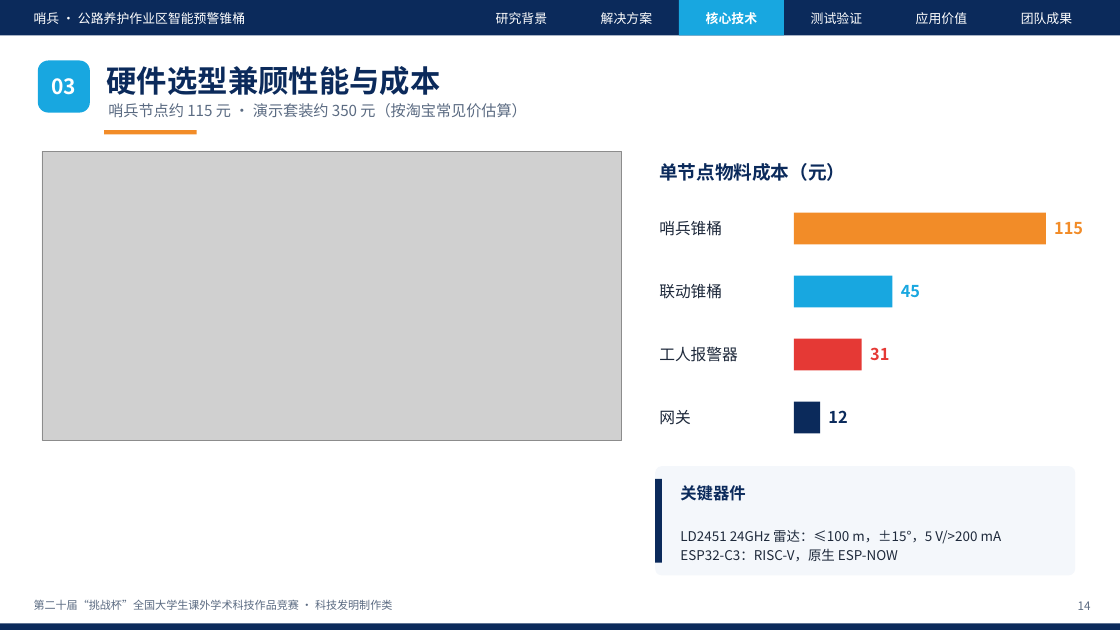
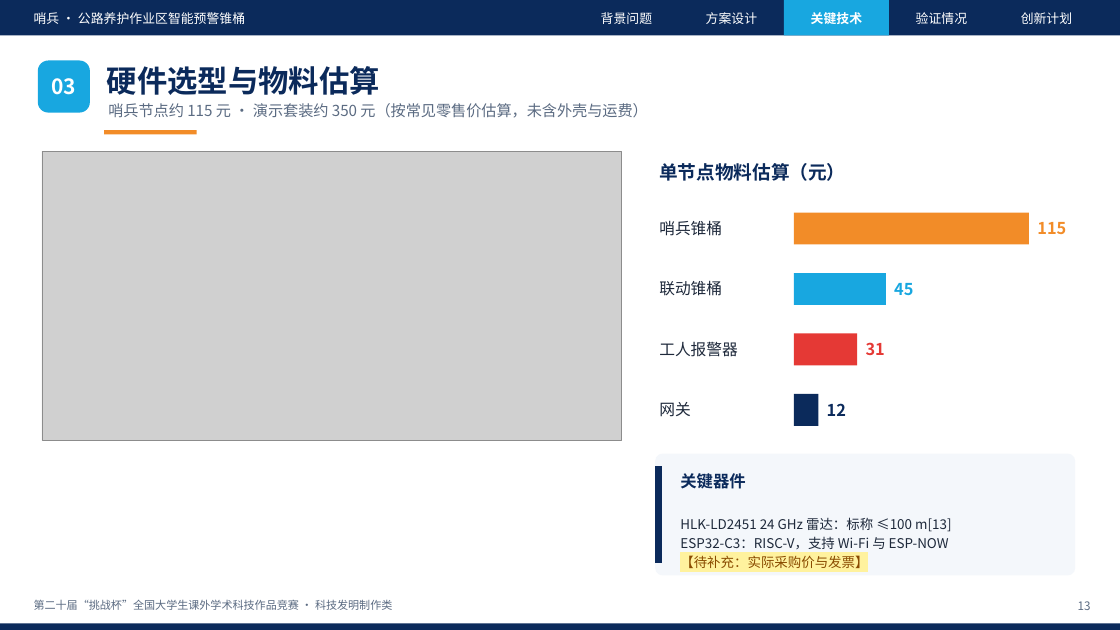
Before and after one commit to wy165611/smart-warning-cone, a slide deck: slide 13 of competition/challenge-cup/哨兵_挑战杯答辩PPT.pptx (slide 14 before the commit). Drawn at 1120x630 pixels with LibreOffice and Linux fonts; fonts in the diff are those of the drawing; grey boxes stand for pictures. Boxes give left, top, right and bottom in pixels: in the first picture for what was removed or moved away, otherwise in the second. Text is boxed around its words. In the diff, an @@ line names an element or a change of style, - is before the commit and + after.

Commit message:
挑战杯：申报书与答辩 PPT 重写，共享 facts.py 保证数字一致，参考资料逐条核对，未实测内容标黄待补充

```diff
--- a/competition/challenge-cup/哨兵_挑战杯答辩PPT.pptx
+++ b/competition/challenge-cup/哨兵_挑战杯答辩PPT.pptx
@@ text at [601, 12, 652, 24]: text changed @@
-研究背景
+背景问题
@@ text at [706, 12, 757, 24]: text changed @@
-解决方案
+方案设计
@@ rectangle: place and size @@
-rectangle at [679, 0, 784, 35]
+rectangle at [784, 0, 889, 35]
@@ text at [811, 12, 862, 24]: text changed @@
-核心技术
+关键技术
@@ text at [916, 12, 967, 24]: text changed @@
-测试验证
+验证情况
@@ text removed at [916, 12, 967, 24] @@
-应用价值
@@ text at [1021, 12, 1072, 24]: text changed @@
-团队成果
+创新计划
@@ text at [107, 66, 380, 95]: text changed @@
-硬件选型兼顾性能与成本
+硬件选型与物料估算
@@ text at [108, 103, 647, 118]: text changed @@
-哨兵节点约 115 元 · 演示套装约 350 元（按淘宝常见价估算）
+哨兵节点约 115 元 · 演示套装约 350 元（按常见零售价估算，未含外壳与运费）
@@ text at [659, 163, 845, 181]: text changed @@
-单节点物料成本（元）
+单节点物料估算（元）
@@ text "115": place and size @@
-text "115" at [1054, 222, 1083, 234]
+text "115" at [1037, 222, 1066, 234]
@@ rectangle: place and size @@
-rectangle at [794, 213, 1046, 245]
+rectangle at [794, 213, 1029, 245]
@@ text "45": place and size @@
-text "45" at [901, 285, 920, 297]
+text "45" at [894, 283, 913, 295]
@@ rectangle: place and size @@
-rectangle at [794, 276, 892, 308]
+rectangle at [794, 273, 886, 305]
@@ text "工人报警器": place and size @@
-text "工人报警器" at [659, 346, 737, 362]
+text "工人报警器" at [659, 341, 737, 357]
@@ text "31": place and size @@
-text "31" at [870, 347, 889, 360]
+text "31" at [866, 342, 885, 355]
@@ rectangle: place and size @@
-rectangle at [794, 339, 862, 371]
+rectangle at [794, 334, 857, 365]
@@ 2 texts, 1 rectangle: place and size @@
-2 texts, 1 rectangle at [659, 402, 847, 434]
+2 texts, 1 rectangle at [659, 394, 846, 426]
@@ rounded rectangle: place and size @@
-rounded rectangle at [655, 466, 1075, 576]
+rounded rectangle at [655, 454, 1075, 576]
@@ rectangle: place and size @@
-rectangle at [655, 479, 662, 563]
+rectangle at [655, 466, 662, 563]
@@ text "关键器件": place and size @@
-text "关键器件" at [680, 485, 745, 501]
+text "关键器件" at [680, 473, 745, 489]
@@ text at [680, 517, 951, 568]: text changed @@
-LD2451 24GHz 雷达：≤100 m，±15°，5 V/>200 mA
-ESP32-C3：RISC-V，原生 ESP-NOW
+HLK-LD2451 24 GHz 雷达：标称 ≤100 m[13]
+ESP32-C3：RISC-V，支持 Wi-Fi 与 ESP-NOW
+【待补充：实际采购价与发票】
@@ text at [1078, 601, 1091, 610]: text changed @@
-14
+13
```
Also in this commit, not shown: 15 other slides changed, 6 slides added, 8 slides removed, 9 other files.
